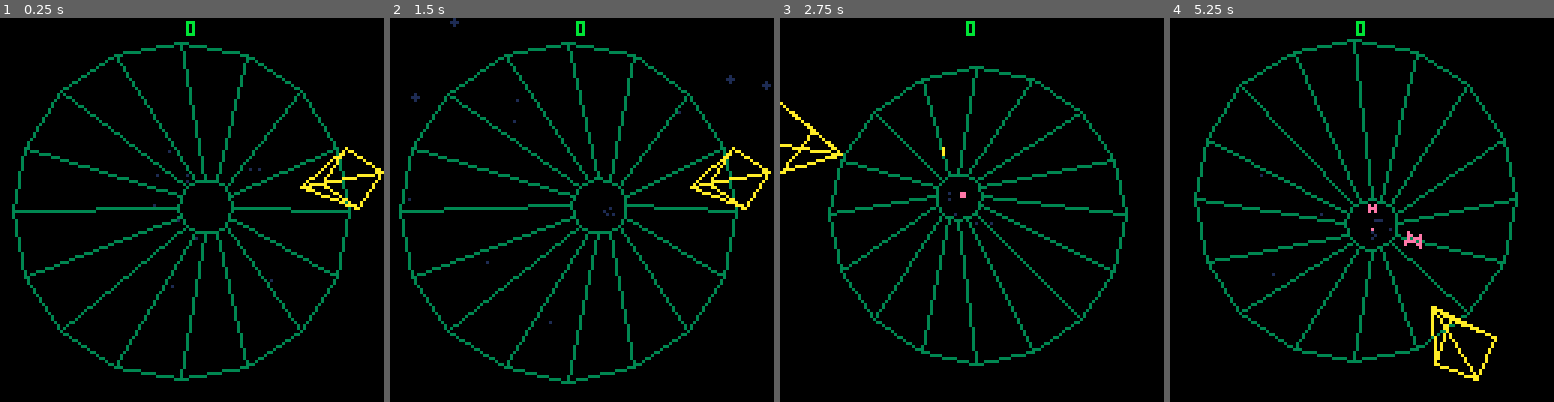
Above: before the commit, frames 1-4 (left to right).
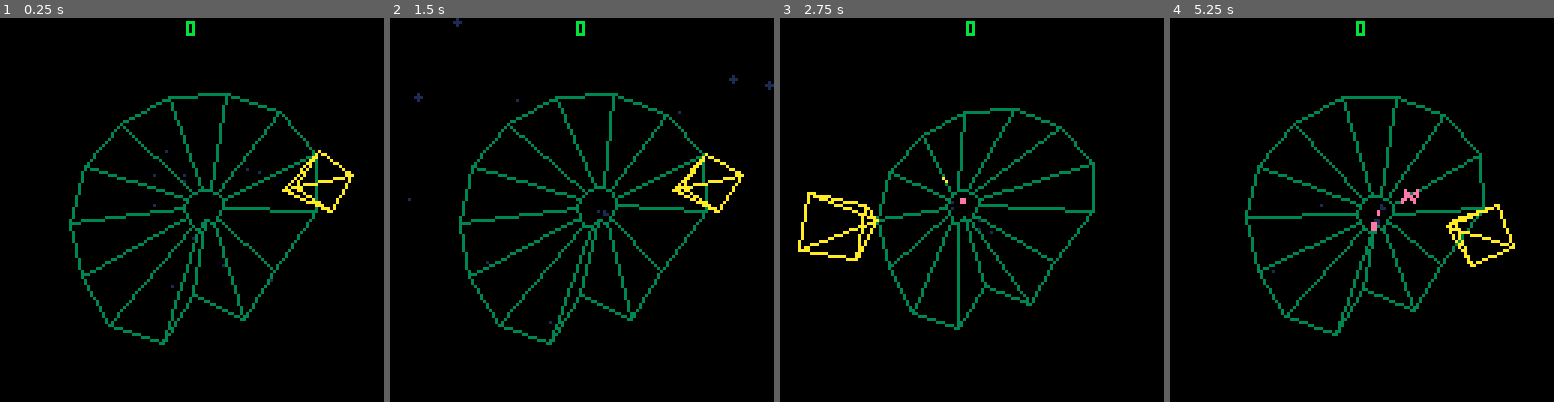
Above: after the commit, the same moments.

Repository: tesselode/web-pilot
Game: PICO-8 cartridge t1k.p8
Same seed, same stepped clock (60 frames per second), same inputs: the game is played once before the commit and once after it.
Inputs:
- Up to frame 1 (0.25 s): no input
- Up to frame 2 (1.5 s): tap X (X key) at 0.33, 1.07 s; tap O (Z key) at 0.7 s
- Up to frame 3 (2.75 s): hold Right 1.6-2.1 s; tap O (Z key) at 1.7, 2.1, 2.5 s; tap X (X key) at 1.85 s; hold Right from 2.47 s (still down)
- Up to frame 4 (5.25 s): tap O (Z key) every 0.4 s from 2.9 to 4.9 s; tap X (X key) at 2.97, 4.08, 5.2 s; release Right at 3.03 s; hold Left 3.08-3.58 s; hold Right 4.02-4.68 s; hold Left from 5.08 s (still down)

The runs differ from the first frame. In frame 1, 10% of the frame differs, in the area x 3-100%, y 6-95%; in frame 2, 11%; in frame 3, 9.8%; in frame 4, 11%, in the area x 6-91%, y 5-95%.

Commit message:
smoother random web generation

Diff:
--- a/t1k.p8
+++ b/t1k.p8
@@ -878,15 +878,37 @@
 
 state.gameplay = {}
 
+state.gameplay.lane_size = 16
 state.gameplay.entity_limit = 30
 
 function state.gameplay:init_web()
 	self.web = class.web()
-	for angle = 0, 1 - 1/16, 1/16 do
-		self.web:add_point(
-			48 * cos(angle),
-			48 * sin(angle)
-		)
+	local radius = 32 + rnd(24)
+	local angle = 0
+	local tilt_x = rnd(1/12)
+	local tilt_y = rnd(1/12)
+	local x = radius * cos(angle)
+	local y = radius * sin(angle)
+	local start_x = x
+	local start_y = y
+	while true do
+		self.web:add_point(x, y)
+		local new_x = radius * cos(angle + rnd(1/8) + tilt_x)
+		local new_y = radius * sin(angle + rnd(1/8) + tilt_y)
+		local dx = new_x - x
+		local dy = new_y - y
+		local len = sqrt(dx * dx + dy * dy)
+		dx /= len
+		dy /= len
+		dx *= self.lane_size
+		dy *= self.lane_size
+		x += dx
+		y += dy
+		local new_angle = atan2(x, y)
+		if angle > new_angle then break end
+		local distance_from_start = sqrt((x - start_x) * (x - start_x) + (y - start_y) * (y - start_y))
+		if angle > .5 and distance_from_start < self.lane_size * 2/3 then break end
+		angle = new_angle
 	end
 end
 
